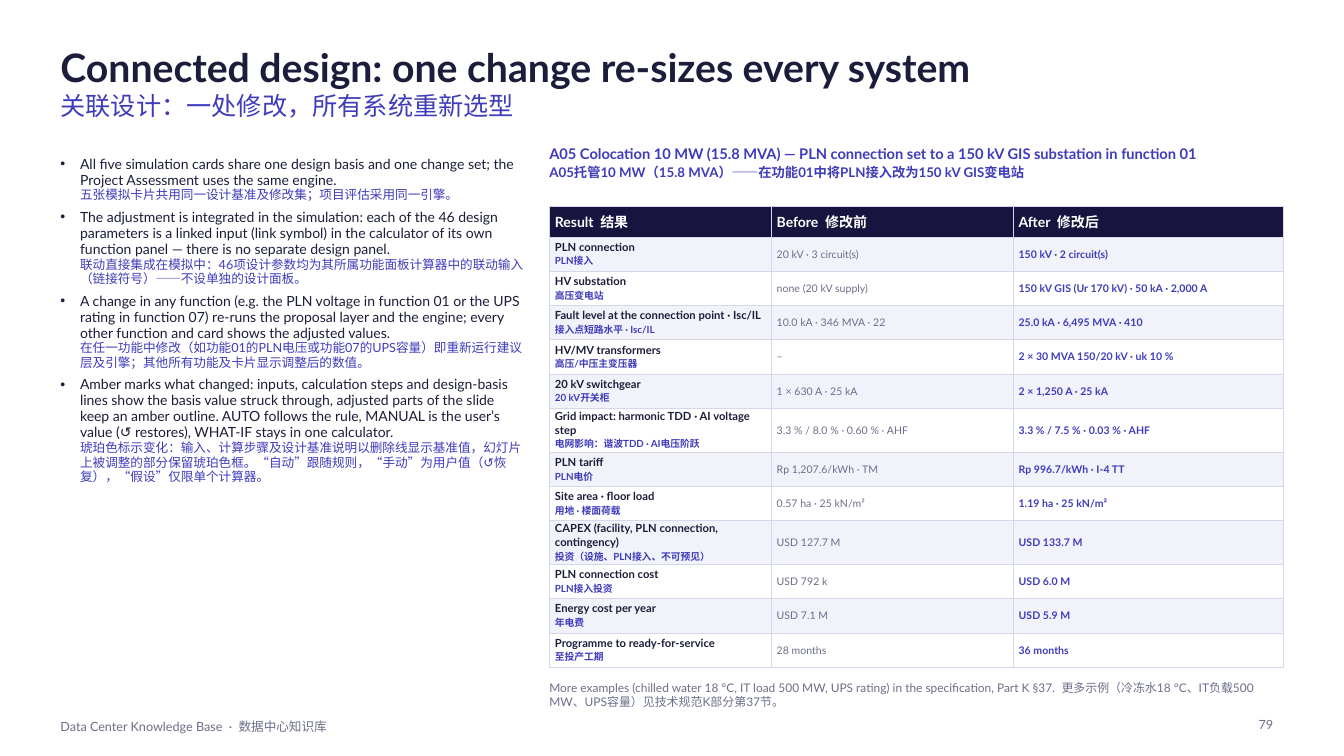
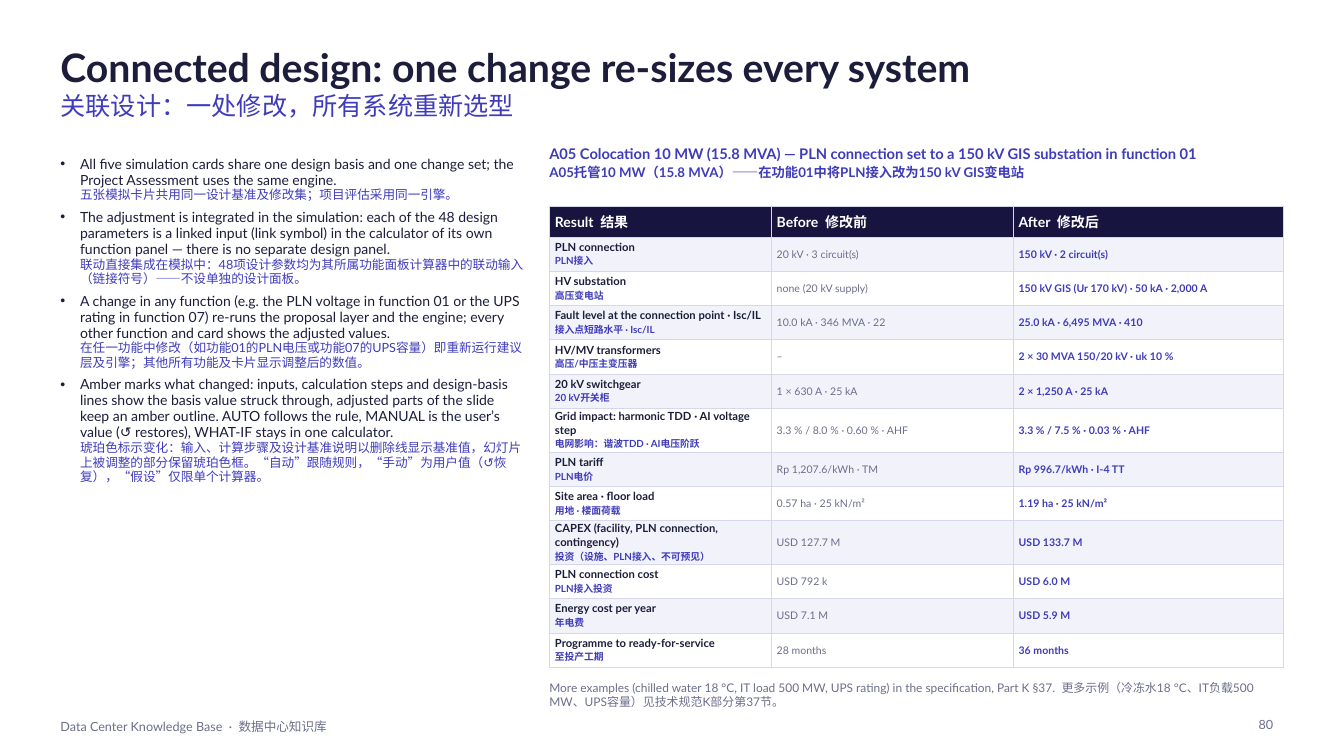
Before and after one commit to Alexandervsq/Data-Center-Project-Assessment, a slide deck: slide 80 of downloads/Data Center Knowledge Base (EN-ZH).pptx (slide 79 before the commit). Drawn at 1344x756 pixels with LibreOffice and Linux fonts; fonts in the diff are those of the drawing. Boxes give left, top, right and bottom in pixels: in the first picture for what was removed or moved away, otherwise in the second. Text is boxed around its words. In the diff, an @@ line names an element or a change of style, - is before the commit and + after.

```diff
--- a/downloads/Data Center Knowledge Base (EN-ZH).pptx
+++ b/downloads/Data Center Knowledge Base (EN-ZH).pptx
@@ text at box(80, 211, 523, 284): text changed @@
-• The adjustment is integrated in the simulation: each of the 46 design parameters is a linked input (link symbol) in the calculator of its own function panel — there is no separate design panel.
-  联动直接集成在模拟中：46项设计参数均为其所属功能面板计算器中的联动输入（链接符号）——不设单独的设计面板。
+• The adjustment is integrated in the simulation: each of the 48 design parameters is a linked input (link symbol) in the calculator of its own function panel — there is no separate design panel.
+  联动直接集成在模拟中：48项设计参数均为其所属功能面板计算器中的联动输入（链接符号）——不设单独的设计面板。
@@ page number at box(1259, 720, 1274, 729): text changed @@
-79
+80
```
Also in this commit, not shown: 8 other slides changed, 1 slide added, 8 other files.
